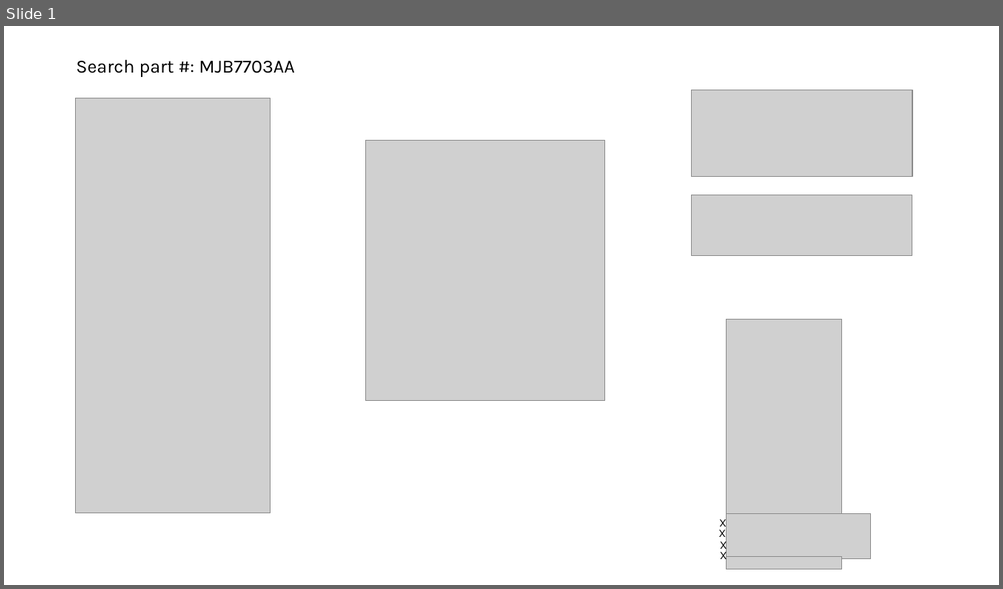
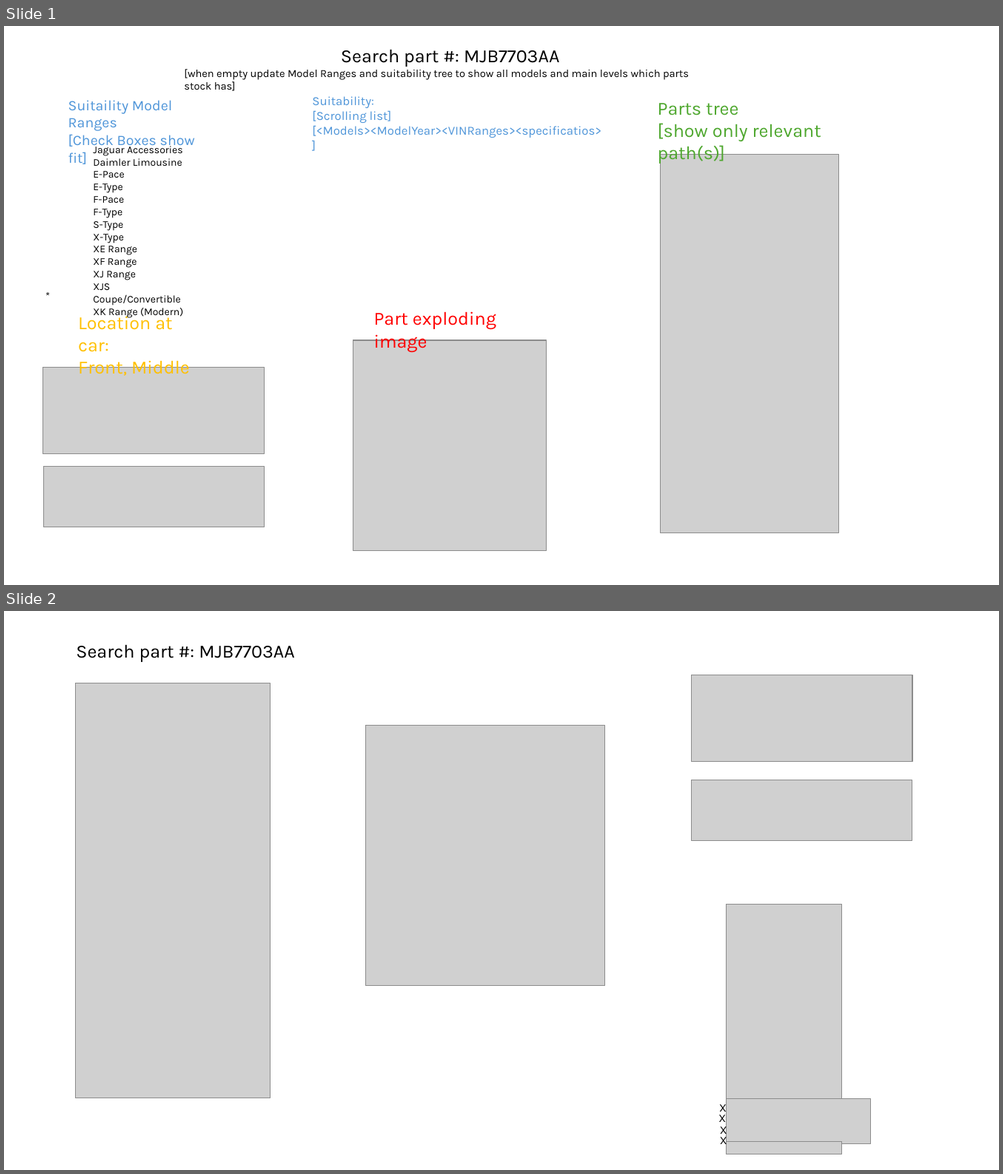
Before and after one commit to jagports/jagports, a slide deck: 5-Implementation-Projects/internet/cloudflare/jagports/vieps/VIEPS UI/VIEPS UI.pptx. Shown one above the other, each under a label of ours: slide 1 before the commit, slides 1 and 2 after it. The pictures are 1003x589 and 1003x1174 pixels, drawn with LibreOffice and Linux fonts; fonts in the diff are those of the drawing; grey boxes stand for pictures. Boxes give left, top, right and bottom in pixels: in the first picture for what was removed or moved away, otherwise in the second. Text is boxed around its words. In the diff, an @@ line names an element or a change of style, - is before the commit and + after.

```diff
--- a/5-Implementation-Projects/internet/cloudflare/jagports/vieps/VIEPS UI/VIEPS UI.pptx
+++ b/5-Implementation-Projects/internet/cloudflare/jagports/vieps/VIEPS UI/VIEPS UI.pptx
@@ slide 1 added at (4, 26, 999, 585), background #FFFFFF @@
@@ text added at (184, 49, 688, 91), 10.5 pt, text #000000 @@
+Search part #: MJB7703AA
+[when empty update Model Ranges and suitability tree to show all models and main levels which parts stock has]
@@ text added at (68, 100, 195, 164), 14 pt, text #4E95D9 @@
+Suitaility Model Ranges
+[Check Boxes show fit]
@@ text added at (312, 96, 601, 138), 12 pt, text #4E95D9 @@
+Suitability:
+[Scrolling list]
+[<Models><ModelYear><VINRanges><specificatios>]
@@ text added at (657, 103, 821, 164), 18 pt, text #4EA72E @@
+Parts tree
+[show only relevant path(s)]
@@ text added at (93, 144, 183, 318), 10 pt, text #000000 @@
+Jaguar Accessories
+Daimler Limousine
+E-Pace
+E-Type
+F-Pace
+F-Type
+S-Type
+X-Type
+XE Range
+XF Range
+XJ Range
+XJS Coupe/Convertible
+XK Range (Modern)
@@ picture added at (660, 154, 839, 534) @@
@@ text added at (38, 286, 60, 307), 10.5 pt, text #000000 @@
+*
@@ text added at (78, 312, 190, 379), 18 pt, text #FFC000 @@
+Location at car:
+Front, Middle
@@ text added at (374, 312, 496, 352), 18 pt, text #FF0000 @@
+Part exploding image
@@ picture added at (353, 340, 546, 551) @@
@@ picture added at (43, 368, 264, 454) @@
@@ picture added at (43, 467, 264, 528) @@
@@ what was slide 1 is now slide 2 @@
```
Also in this commit, not shown: 1 other file.
